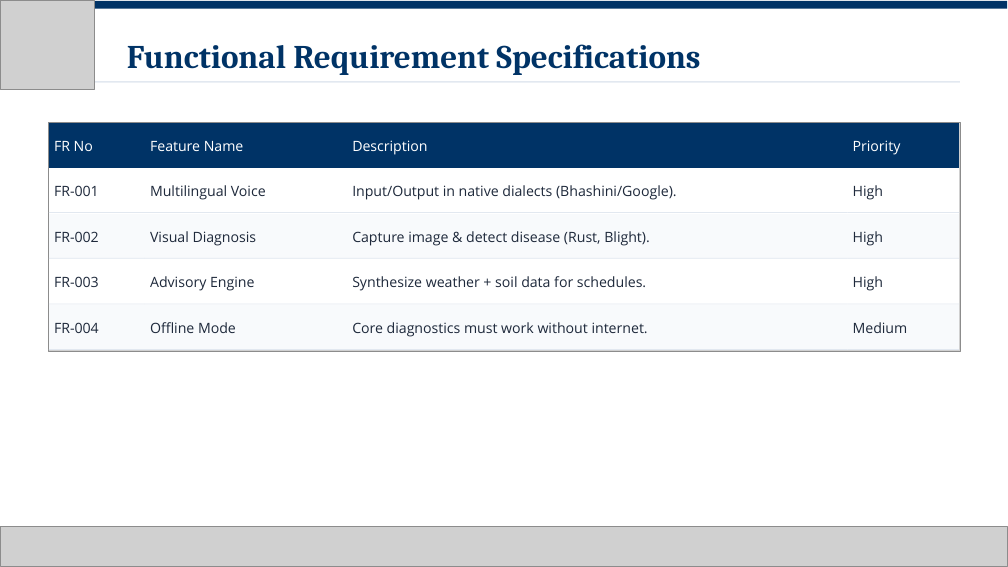
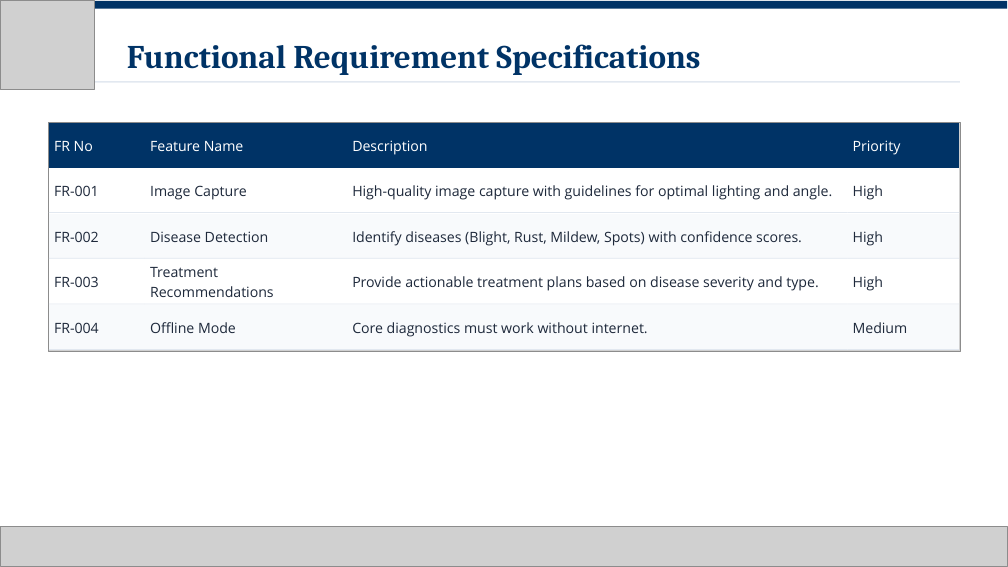
Before and after one commit to KrishnaHarish/RIT-MCA-3sem-2026, a slide deck: slide 8 of AI Agronomist - Phase I Final.pptx. Drawn at 1008x567 pixels with LibreOffice and Linux fonts; fonts in the diff are those of the drawing; grey boxes stand for pictures. Boxes give left, top, right and bottom in pixels: in the first picture for what was removed or moved away, otherwise in the second. Text is boxed around its words. In the diff, an @@ line names an element or a change of style, - is before the commit and + after.

```diff
--- a/AI Agronomist - Phase I Final.pptx
+++ b/AI Agronomist - Phase I Final.pptx
@@ table at <box>49,123,960,350</box> @@
-row 2, column 2: Multilingual Voice
+row 2, column 2: Image Capture
-row 2, column 3: Input/Output in native dialects (Bhashini/Google).
+row 2, column 3: High-quality image capture with guidelines for optimal lighting and angle.
-row 3, column 2: Visual Diagnosis
+row 3, column 2: Disease Detection
-row 3, column 3: Capture image & detect disease (Rust, Blight).
+row 3, column 3: Identify diseases (Blight, Rust, Mildew, Spots) with confidence scores.
-row 4, column 2: Advisory Engine
+row 4, column 2: Treatment Recommendations
-row 4, column 3: Synthesize weather + soil data for schedules.
+row 4, column 3: Provide actionable treatment plans based on disease severity and type.
```
Also in this commit, not shown: 9 other slides changed.
